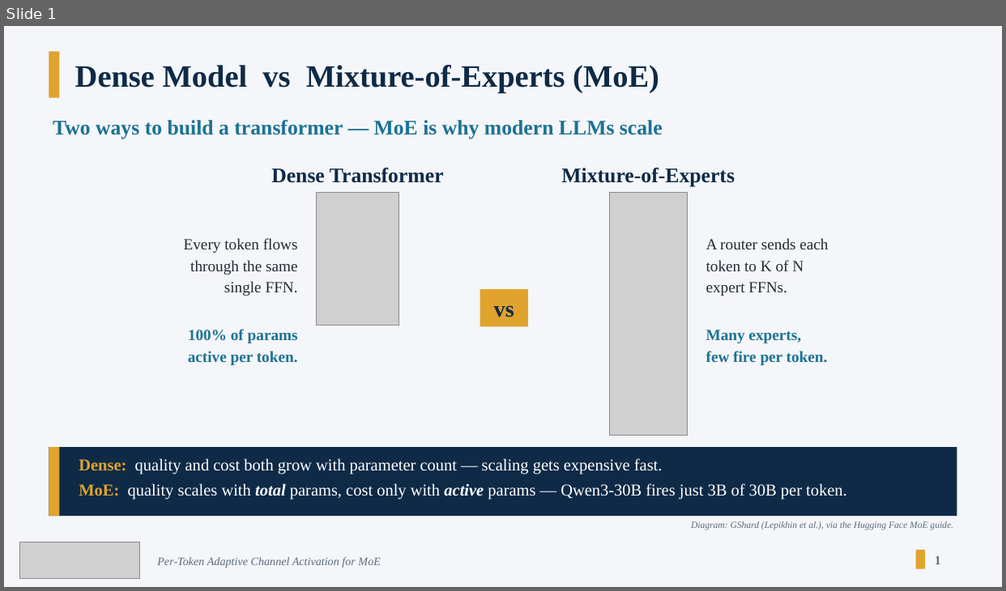
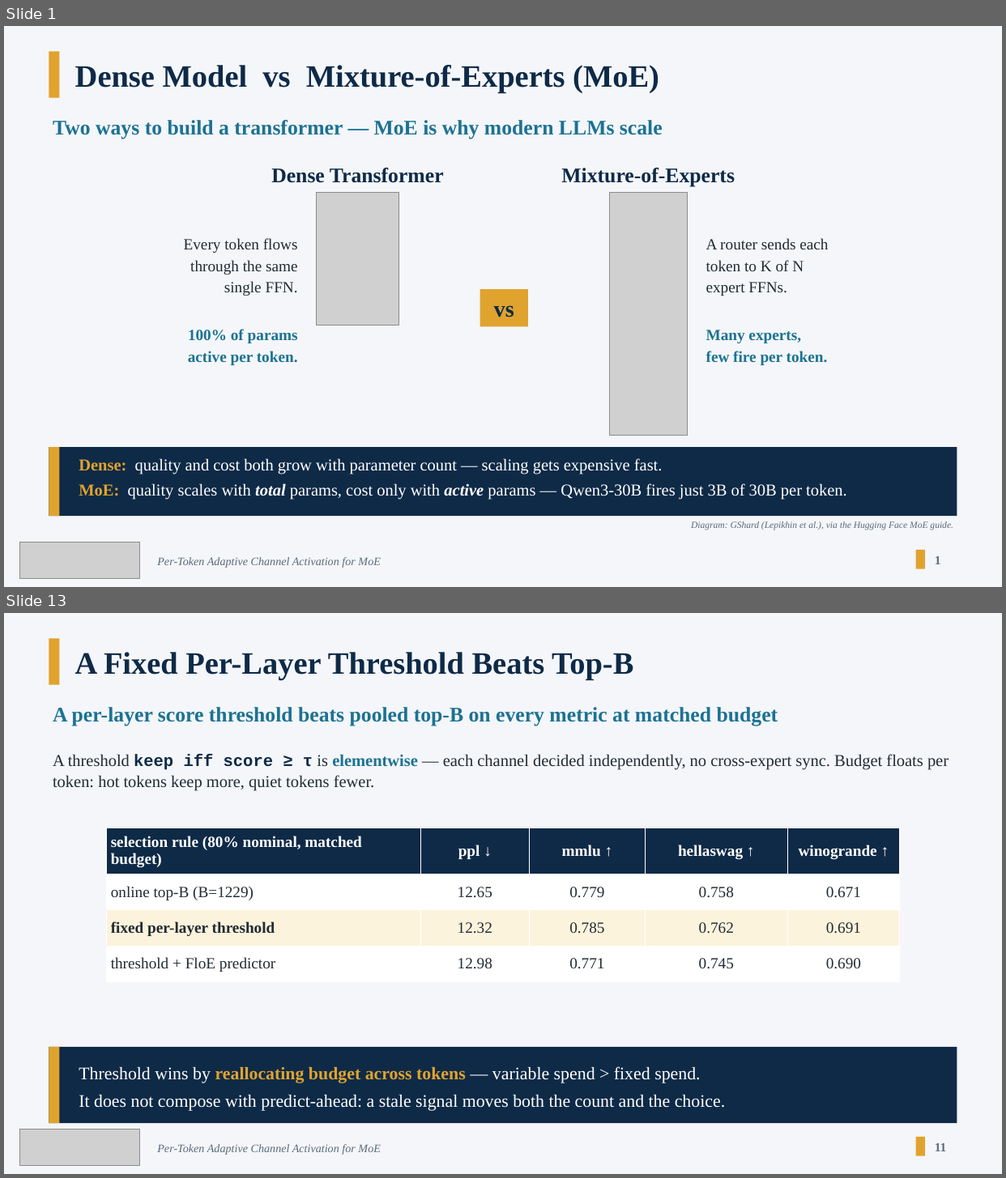
Before and after one commit to olokevin/moe-compression, a slide deck: docs/presentation/Yequan_26_Intro.pptx. Shown one above the other, each under a label of ours: slide 1 before the commit, slides 1 and 13 after it; the slides between them are not shown. The pictures are 1006x591 and 1006x1178 pixels, drawn with LibreOffice and Linux fonts; fonts in the diff are those of the drawing; grey boxes stand for pictures. Boxes give left, top, right and bottom in pixels: in the first picture for what was removed or moved away, otherwise in the second. Text is boxed around its words. In the diff, an @@ line names an element or a change of style, - is before the commit and + after.

```diff
--- a/docs/presentation/Yequan_26_Intro.pptx
+++ b/docs/presentation/Yequan_26_Intro.pptx
@@ slide 13 added at (4, 613, 1002, 1174), background #F4F6F9 @@
@@ rectangle added at (49, 638, 59, 685), fill #E0A32E @@
@@ text added at (75, 652, 633, 680), 30 pt, text #0E2A47, bold @@
+A Fixed Per-Layer Threshold Beats Top-B
@@ text added at (53, 707, 778, 726), 20 pt, text #1C7293, bold @@
+A per-layer score threshold beats pooled top-B on every metric at matched budget
@@ text added at (53, 754, 948, 791), 16 pt, text #222A33 @@
+A threshold keep iff score ≥ τ is elementwise — each channel decided independently, no cross-expert sync. Budget floats per token: hot tokens keep more, quiet tokens fewer.
@@ table added at (107, 828, 900, 982), 4 rows, 5 columns @@
+selection rule (80% nominal, matched budget) | ppl ↓ | mmlu ↑ | hellaswag ↑ | winogrande ↑
+online top-B (B=1229) | 12.65 | 0.779 | 0.758 | 0.671
+fixed per-layer threshold | 12.32 | 0.785 | 0.762 | 0.691
+threshold + FloE predictor | 12.98 | 0.771 | 0.745 | 0.690
@@ rectangle added at (49, 1047, 957, 1123), fill #0E2A47 @@
@@ rectangle added at (49, 1047, 59, 1123), fill #E0A32E @@
@@ text added at (79, 1067, 725, 1111), 17 pt, text #FFFFFF @@
+Threshold wins by reallocating budget across tokens — variable spend > fixed spend.
+It does not compose with predict-ahead: a stale signal moves both the count and the choice.
@@ picture added at (19, 1130, 139, 1165) @@
@@ text added at (157, 1144, 380, 1155), 11 pt, text #5C6B7A, italic @@
+Per-Token Adaptive Channel Activation for MoE
@@ rectangle added at (916, 1137, 925, 1157), fill #E0A32E @@
@@ text added at (935, 1144, 947, 1152), 12 pt, text #5C6B7A, bold @@
+11
```
Also in this commit, not shown: 1 slide changed, 11 other slides added, 39 other files.
